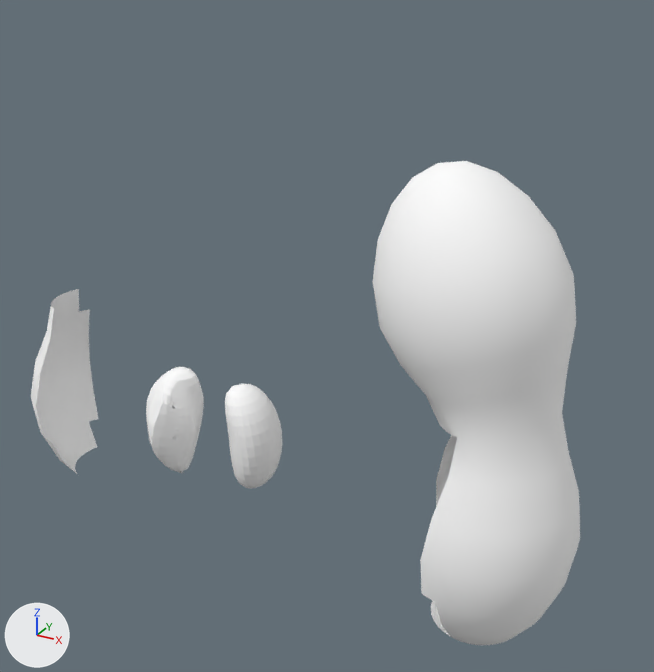
An edit to the glTF model models/peanut-shell.glb, drawn before and after from the same camera.
Camera for both pictures: a camera (50 mm lens) standing at (-2.59, -14.87, 4.52) and looking at (-7.21, -6.47, 0.32). Every picture has the same lights, and +X, +Y and +Z are marked at lower left.
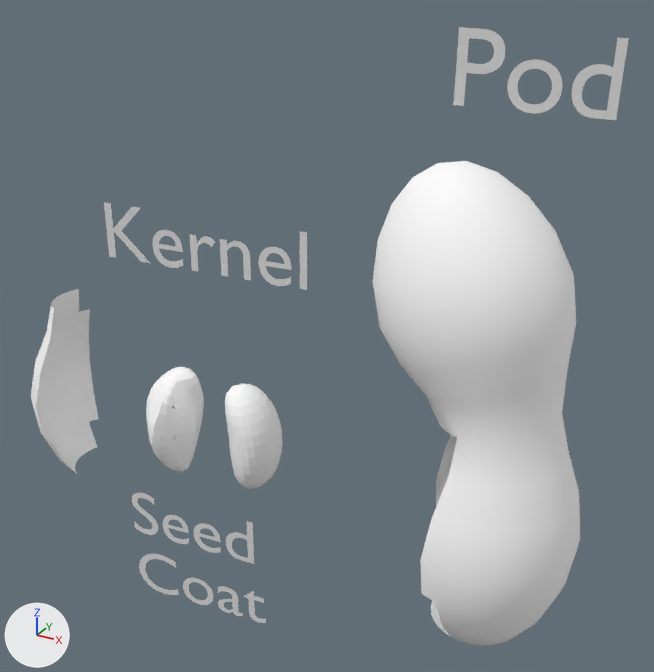
The newer file is also turned or shifted as a whole; pictures and numbers use the older file's frame.

The change, as a list of edits to the scene's bpy script:
```text
Add me_text_002:
    me_text_002.from_pydata(...)  # 325 vertices, 317 faces; spans x 0.08..2.66, y -0.01..0.68, z 0.0
Add me_text_001:
    me_text_001.from_pydata(...)  # 824 vertices, 818 faces; spans x 0.04..2.02, y -1.01..0.69, z 0.0
Add me_pod:
    me_pod.from_pydata(...)  # 230 vertices, 230 faces; spans x 0.07..1.513, y -0.009..0.682, z 0.0
Add ob_text_002:
    ob_text_002 = bpy.data.objects.new('Text.002', me_text_002)
    ob_text_002.location = (-10.0, -7.0, 1.0)
    ob_text_002.rotation_euler = (-1.616, -0.0293, -3.013)  # degrees (-93, -1.7, -173)
    ob_text_002.scale = (-1.0, -1.0, -3.94)
Add ob_text_001:
    ob_text_001 = bpy.data.objects.new('Text.001', me_text_001)
    ob_text_001.location = (-10.0, -7.0, -3.0)
    ob_text_001.rotation_euler = (-1.616, -0.0293, -3.013)  # degrees (-93, -1.7, -173)
    ob_text_001.scale = (-1.0, -1.0, -3.94)
Add ob_text:
    ob_text = bpy.data.objects.new('Text', me_pod)
    ob_text.location = (-5.73, -6.9, 3.12)
    ob_text.rotation_euler = (-1.616, -0.0293, -3.013)  # degrees (-93, -1.7, -173)
    ob_text.scale = (-1.0, -1.0, -3.94)
```

Pixel boxes (x1, y1, x2, y2) of what changed, in the pictures (654 x 672 px):
'Text', added: after (453, 27, 629, 120)
'Text.002', added: after (104, 202, 307, 290)
'Text.001', added: after (132, 493, 266, 623)
